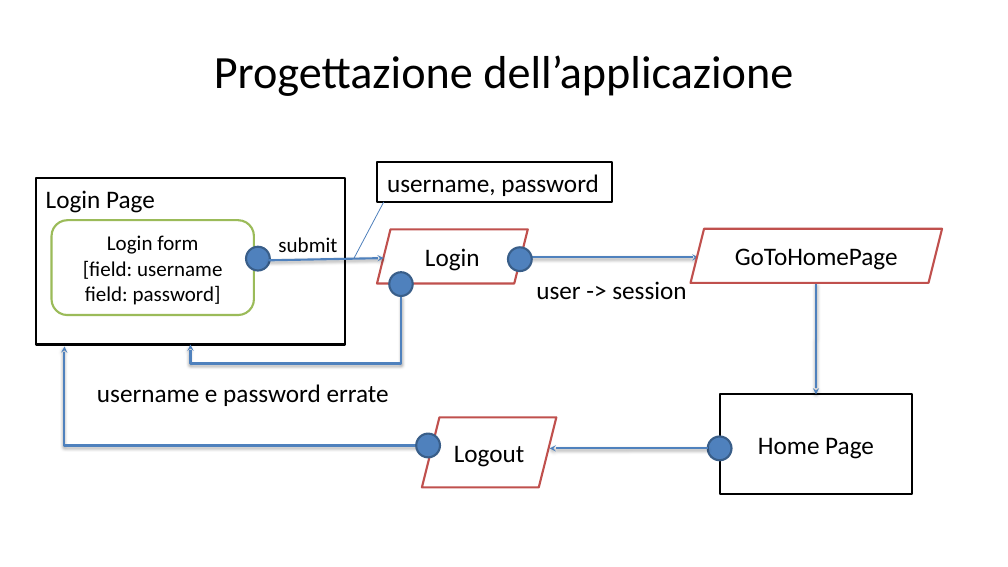
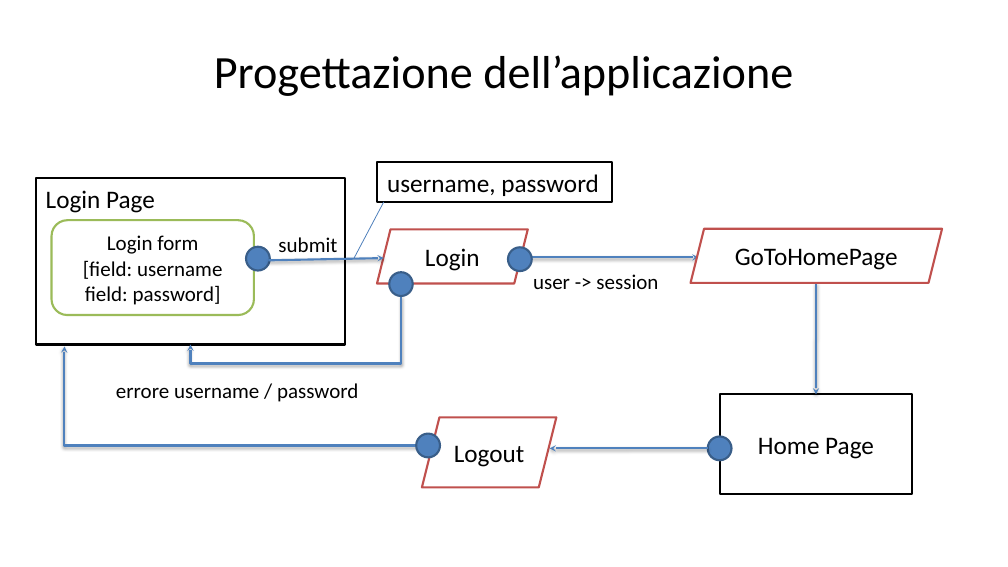
Before and after one commit to Trixyz28/TIW-ImgCatalog, a slide deck: slide 12 of Documents/ImgCatalog.pptx. Drawn at 1008x567 pixels with LibreOffice and Linux fonts; fonts in the diff are those of the drawing. Boxes give left, top, right and bottom in pixels: in the first picture for what was removed or moved away, otherwise in the second. Text is boxed around its words. In the diff, an @@ line names an element or a change of style, - is before the commit and + after.

```diff
--- a/Documents/ImgCatalog.pptx
+++ b/Documents/ImgCatalog.pptx
@@ text "user -> session" at <box>533,274,658,289</box>: size 24 to 20 pt @@
@@ text at <box>116,383,358,402</box>: text changed; size 24 to 20 pt @@
-username e password errate
+errore username / password
```
Also in this commit, not shown: 6 other slides changed, 2 other files.
